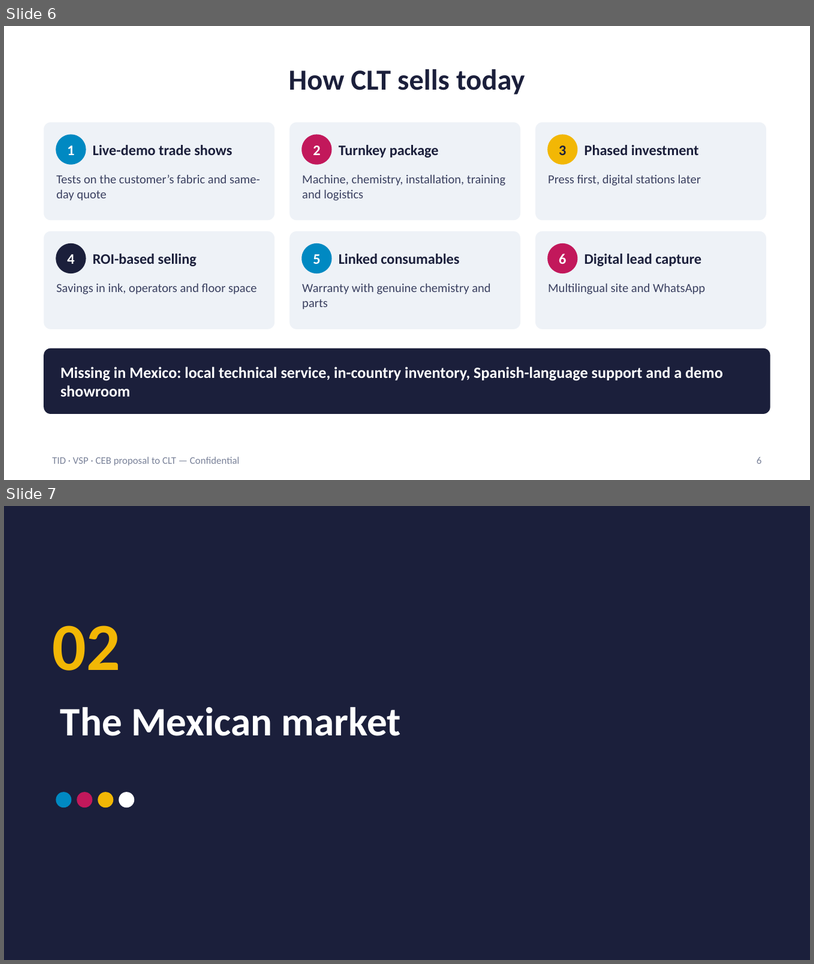
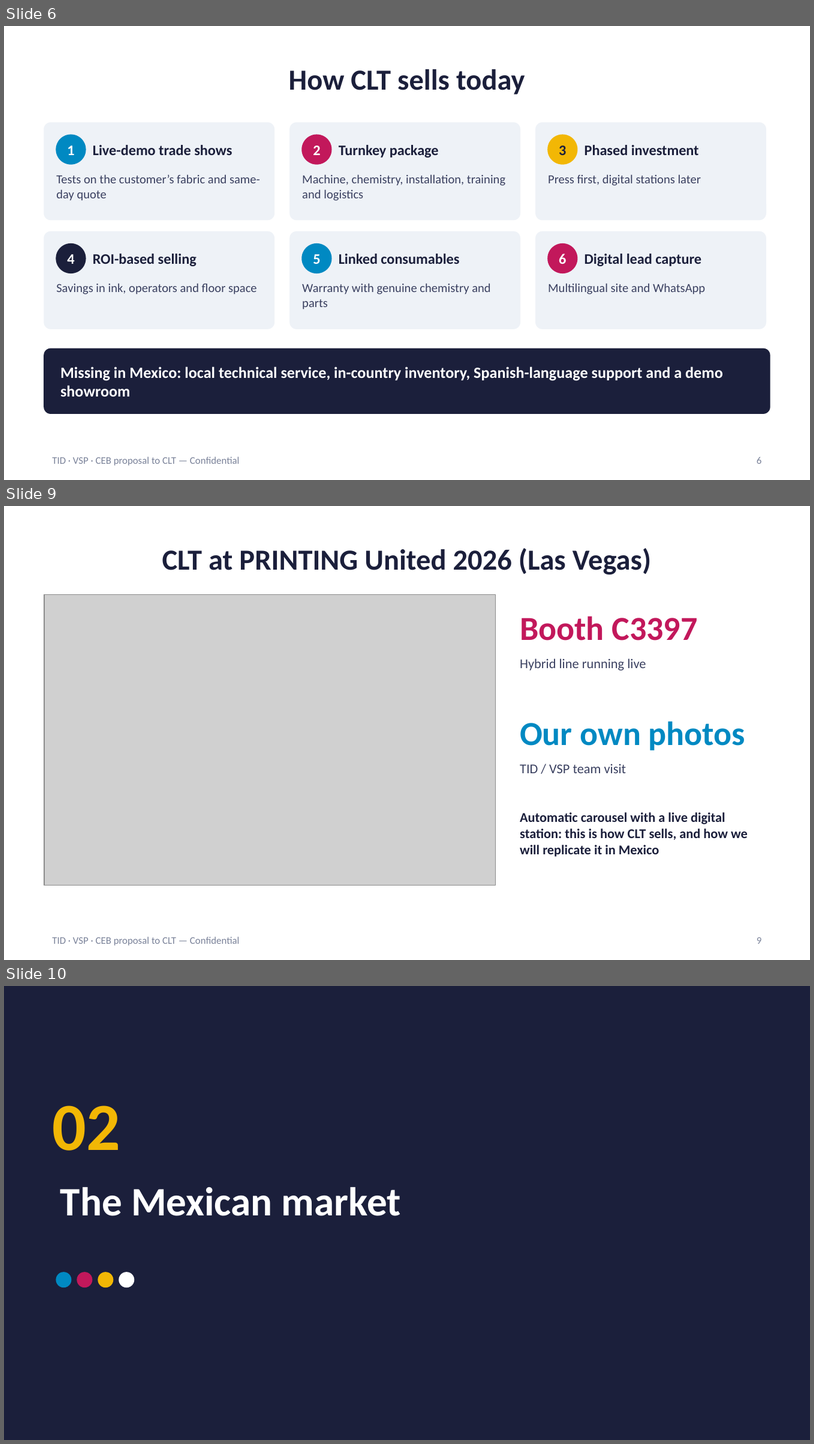
Before and after one commit to carlosmoreno793508/Cosas-Carlos, a slide deck: propuesta-clt/CLT_Proposal_Presentation_EN.pptx. Shown one above the other, each under a label of ours: slides 6 and 7 before the commit, slides 6, 9 and 10 after it; the slides between them are not shown. The pictures are 814x964 and 814x1444 pixels, drawn with LibreOffice and Linux fonts; fonts in the diff are those of the drawing; grey boxes stand for pictures. Boxes give left, top, right and bottom in pixels: in the first picture for what was removed or moved away, otherwise in the second. Text is boxed around its words. In the diff, an @@ line names an element or a change of style, - is before the commit and + after.

```diff
--- a/propuesta-clt/CLT_Proposal_Presentation_EN.pptx
+++ b/propuesta-clt/CLT_Proposal_Presentation_EN.pptx
@@ slide 9 added at [4, 506, 810, 960], background #FFFFFF; not listed: 1 template element that a slide beside it also shows @@
@@ title added at [162, 548, 651, 575], 26 pt, text #1B1F3B, bold @@
+CLT at PRINTING United 2026 (Las Vegas)
@@ picture added at [44, 595, 496, 885] @@
@@ text added at [520, 616, 698, 640], 30 pt, text #C2185B, bold @@
+Booth C3397
@@ text added at [520, 658, 646, 670], 12 pt, text #3A4060 @@
+Hybrid line running live
@@ text added at [520, 721, 746, 750], 30 pt, text #0089C2, bold @@
+Our own photos
@@ text added at [520, 763, 627, 773], 12 pt, text #3A4060 @@
+TID / VSP team visit
@@ text added at [520, 812, 748, 856], 12 pt, text #1B1F3B, bold @@
+Automatic carousel with a live digital station: this is how CLT sells, and how we will replicate it in Mexico
@@ page number added at [757, 937, 762, 943], 9 pt, text #7A8299 @@
+9
@@ what was slide 7 is now slide 10 @@
```
Also in this commit, not shown: 1 slide changed, 2 other slides added, 28 other files.
